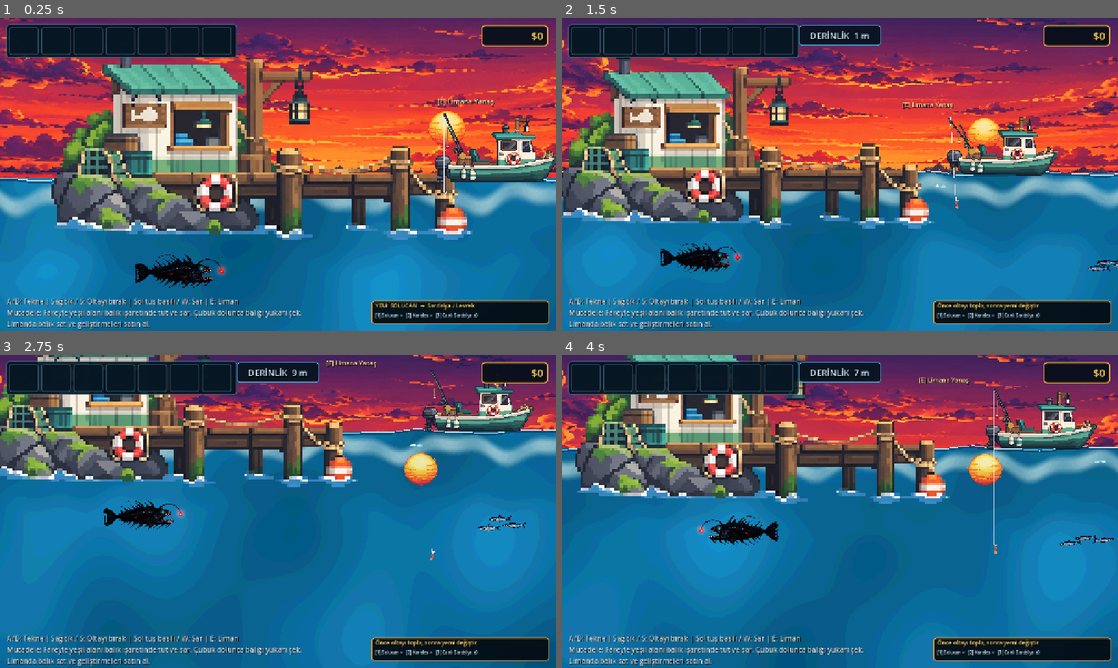
Above: before the commit, frames 1-4 (two rows, left to right).
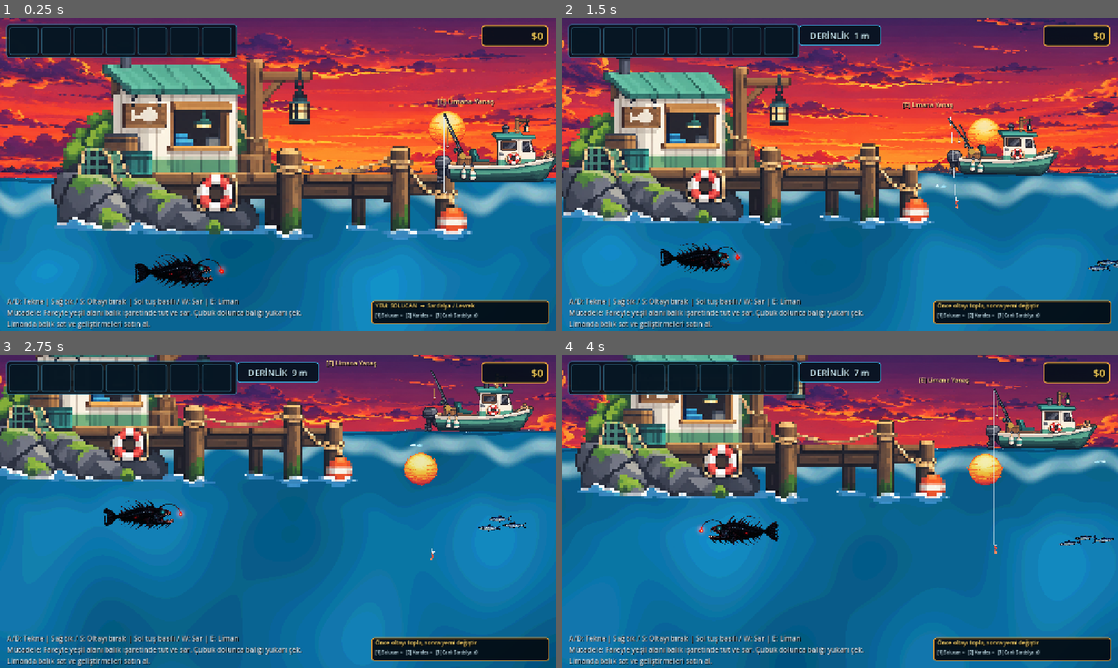
Above: after the commit, the same moments.

Repository: mirackayademir/TinyFisher
Game: Godot game, scene res://scenes/world.tscn
Two runs of this game, one before a commit and one after it. Both use one fixed random seed, a clock stepped at 60 frames per second and the inputs below.
Inputs (mouse positions are in pixels of both pictures, inside the frame that each line leads up to):
- Up to frame 1 (0.25 s): no input
- Up to frame 2 (1.5 s): tap Enter at 0.5 s; move the mouse to (962, 158) at 0.52 s; hold D (move_right) 0.53-1.28 s; tap E (dock) at 0.6 s; click (962, 158) at 0.67 s; move the mouse to (728, 190) at 1.27 s; hold S from 1.28 s (still down); tap 1 at 1.35 s
- Up to frame 3 (2.75 s): move the mouse to (333, 442) at 2.02 s; release S at 2.03 s; hold D (move_right) from 2.03 s (still down); tap 2 at 2.1 s
- Up to frame 4 (4 s): move the mouse to (812, 574) at 2.77 s; release D (move_right) at 2.78 s; hold W 2.78-3.53 s; tap 3 at 2.85 s; click (812, 574) at 2.92 s; move the mouse to (1006, 558) at 3.52 s; hold A (move_left) from 3.53 s (still down); tap E (dock) at 3.6 s

The runs differ from the first frame. In frame 1, less than 0.1% of the frame differs, in the area x 0-100%, y 51-53%; in frame 2, less than 0.1%; in frame 3, 0.2%, in the area x 61-100%, y 23-57%; in frame 4, 0.1%.

Commit message:
Enable animated surface foam sync

Diff:
--- a/project.godot
+++ b/project.godot
@@ -21,6 +21,7 @@
 DeepSeaAtmosphere="*res://scenes/deep_sea_atmosphere.gd"
 RareFishSystem="*res://scenes/abyssal_leviathan_runtime.gd"
 EnvironmentLayers="*res://scenes/environment_layers.gd"
+SurfaceFoamSync="*res://scenes/surface_foam_sync.gd"
 
 [display]
 
